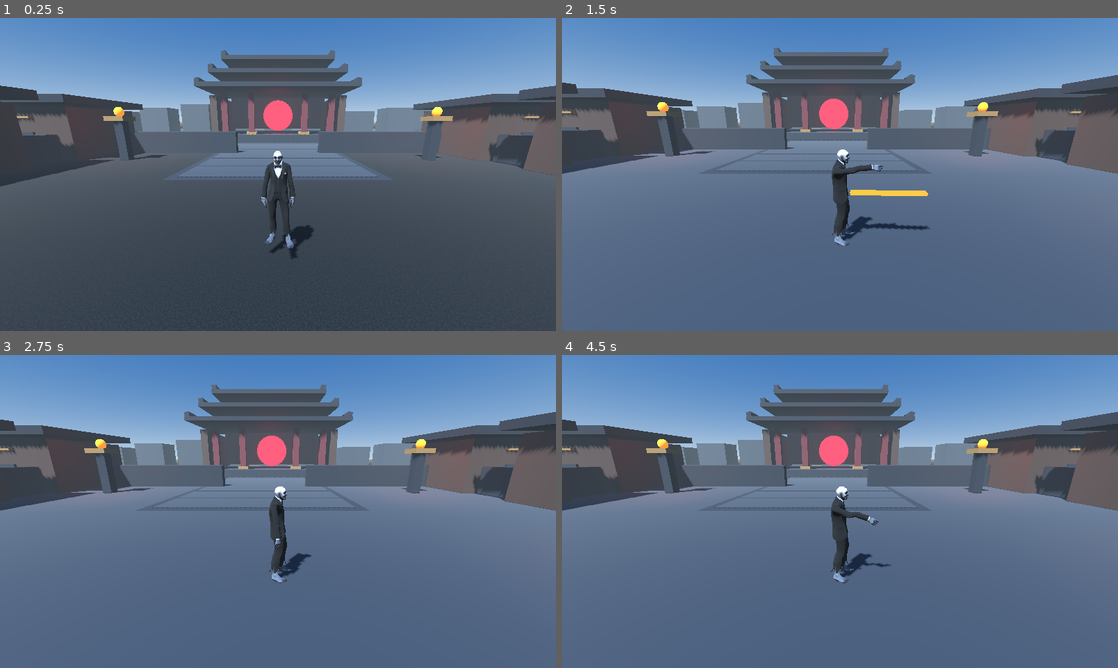
Above: before the commit, frames 1-4 (two rows, left to right).
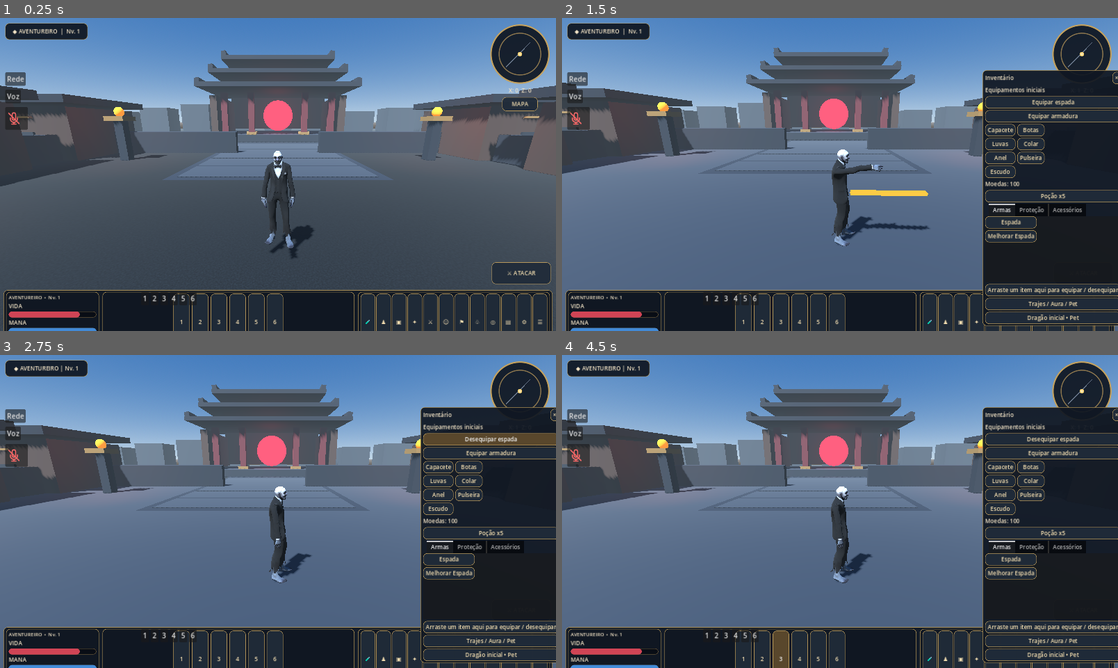
Above: after the commit, the same moments.

Repository: lolprogif/LolPRO-ON
Game: Godot game, scene res://World.tscn
The game is run twice, just before and just after one commit, with the same random seed, the same clock (stepped at 60 frames per second) and the same inputs. This scene is started directly instead of the project's main scene.
Inputs (mouse positions are in pixels of both pictures, inside the frame that each line leads up to):
- Up to frame 1 (0.25 s): no input
- Up to frame 2 (1.5 s): tap Enter at 0.5 s; move the mouse to (962, 158) at 0.52 s; hold D 0.53-1.25 s; tap I at 0.6 s; click (962, 158) at 0.67 s; tap Space at 0.77 s; drag from (728, 190) to (812, 237) at 1.27 s
- Up to frame 3 (2.75 s): click (522, 442) at 2 s, where only the run after the commit has a clickable "MAPA"
- Up to frame 4 (4.5 s): click (745, 658) at 2.75 s, where only the run after the commit has a clickable "1"; click (762, 658) at 3.5 s, where only the run after the commit has a clickable "2"; click (778, 658) at 4.25 s, where only the run after the commit has a clickable "3"

The runs differ from the first frame. In frame 1, 13% of the frame differs, in the area x 0-100%, y 1-100%; in frame 2, 32%; in frame 3, 33%; in frame 4, 33%.
Error before the commit: Parse Error: Identifier "cp" not declared in the current scope. (res://hud.gd:160)

Commit message:
Fix chat HUD button scope after layout redesign

Diff:
--- a/hud.gd
+++ b/hud.gd
@@ -148,7 +148,7 @@
 	var menu_items := [
 		["🧪","Poção"],["♟","Personagem"],["▣","Inventário"],["✦","Especial"],
 		["⚔","Habilidades"],["☺","Emoções"],["⚑","Missões"],["♧","Amigos"],
-		["◎","Grupo"],["▤","Loja"],["⚙","Opções"],["☰","Chat"]
+		["◎","Grupo"],["▤","Loja"],["⚙","Opções"]
 	]
 	for item in menu_items:
 		var glyph: String = item[0]
@@ -156,10 +156,6 @@
 		var action := func():
 			if n == "Poção":
 				use_potion()
-			elif n == "Chat":
-				cp.visible = not cp.visible
-				if cp.visible:
-					entry.grab_focus()
 			else:
 				toggle(n)
 		var b := button(menu,glyph,action)
@@ -199,6 +195,12 @@
 		entry.release_focus()
 		cp.hide())
 	cp.hide()
+	var chat_button := button(menu,"☰",func():
+		cp.visible = not cp.visible
+		if cp.visible:
+			entry.grab_focus())
+	chat_button.tooltip_text = "Chat"
+	chat_button.custom_minimum_size = Vector2(34,46)
 
 	var inv := window("Inventário",Vector2(300,440),true)
 	label(inv,"Equipamentos iniciais")
